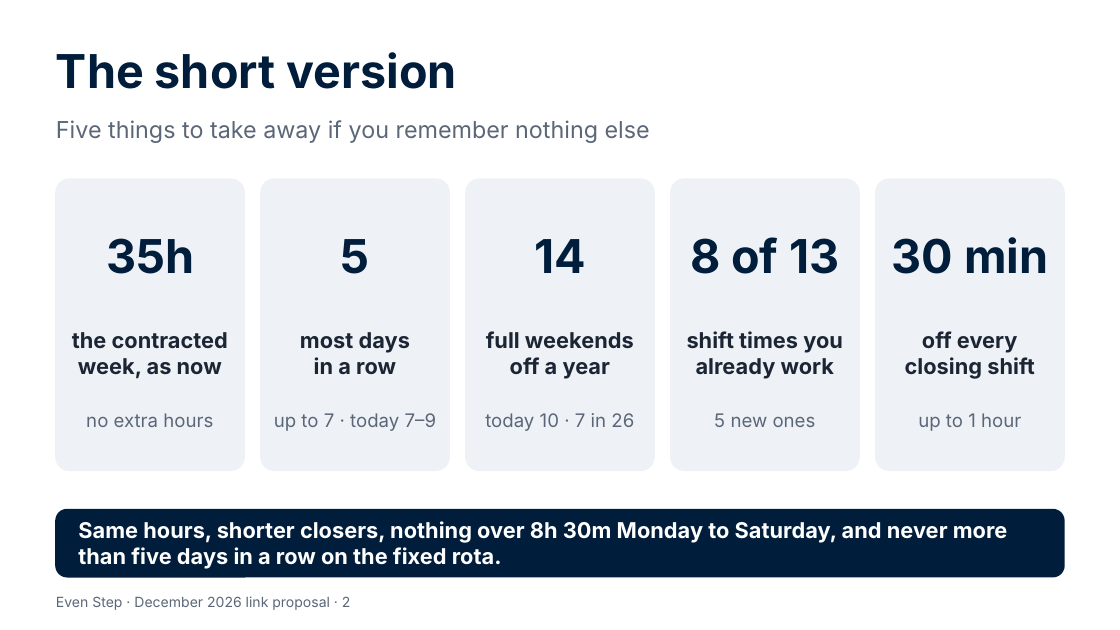
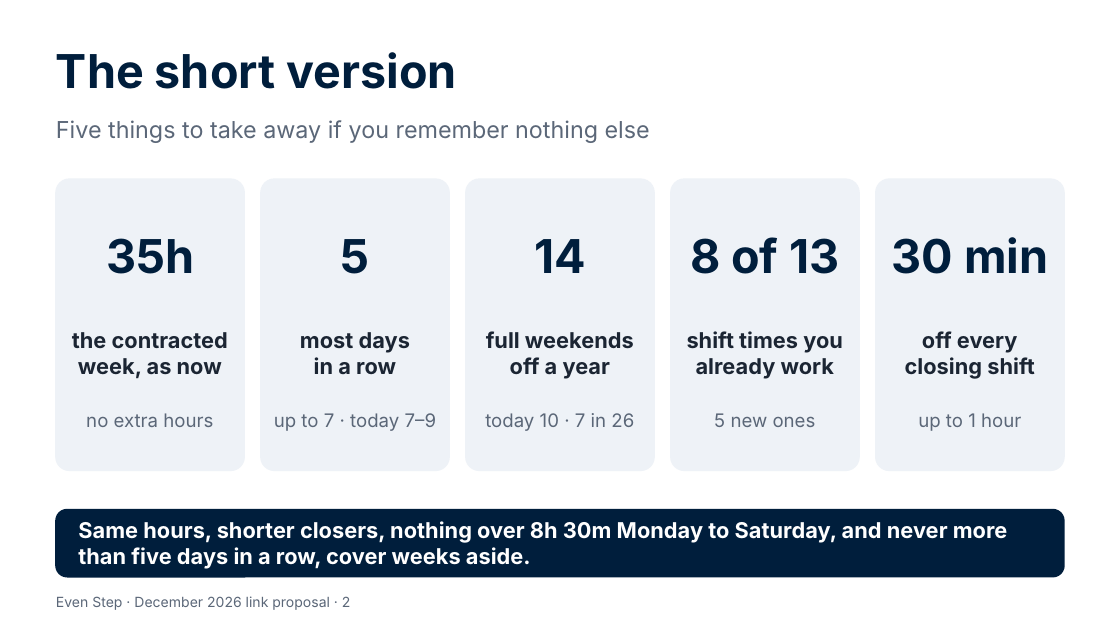
Before and after one commit to Garethdavidmiller/roster-app, a slide deck: slide 2 of docs/links-26/presentations/Even-Step-for-colleagues.pptx. Drawn at 1120x630 pixels with LibreOffice and Linux fonts; fonts in the diff are those of the drawing. Boxes give left, top, right and bottom in pixels: in the first picture for what was removed or moved away, otherwise in the second. Text is boxed around its words. In the diff, an @@ line names an element or a change of style, - is before the commit and + after.

```diff
--- a/docs/links-26/presentations/Even-Step-for-colleagues.pptx
+++ b/docs/links-26/presentations/Even-Step-for-colleagues.pptx
@@ text at (78,521,1008,569): text changed @@
-Same hours, shorter closers, nothing over 8h 30m Monday to Saturday, and never more than five days in a row on the fixed rota.
+Same hours, shorter closers, nothing over 8h 30m Monday to Saturday, and never more than five days in a row, cover weeks aside.
```
Also in this commit, not shown: 3 other slides changed, 9 other files.
